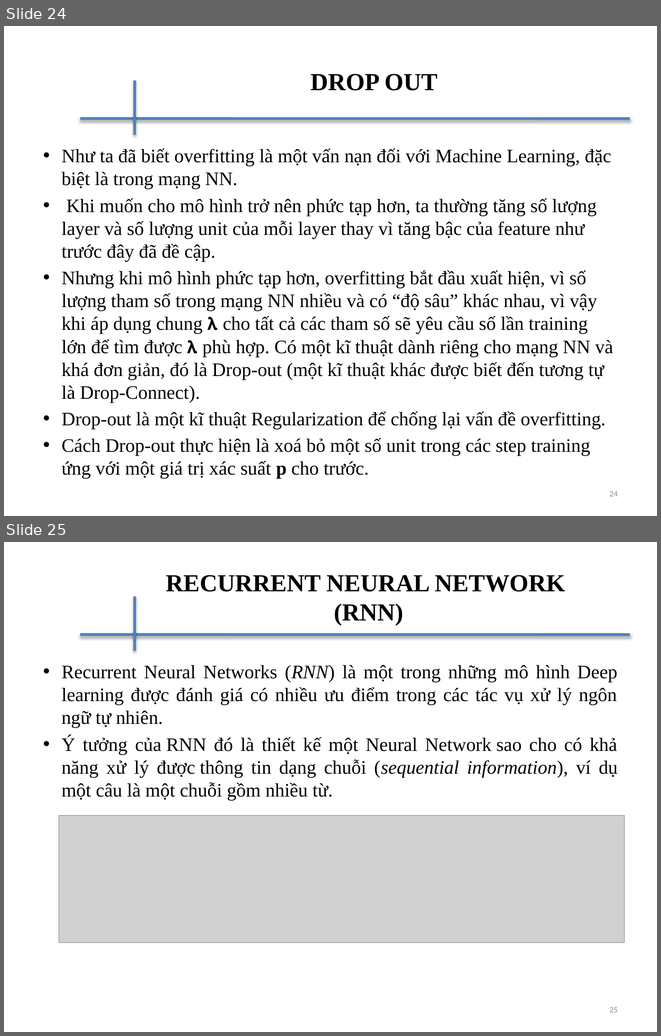
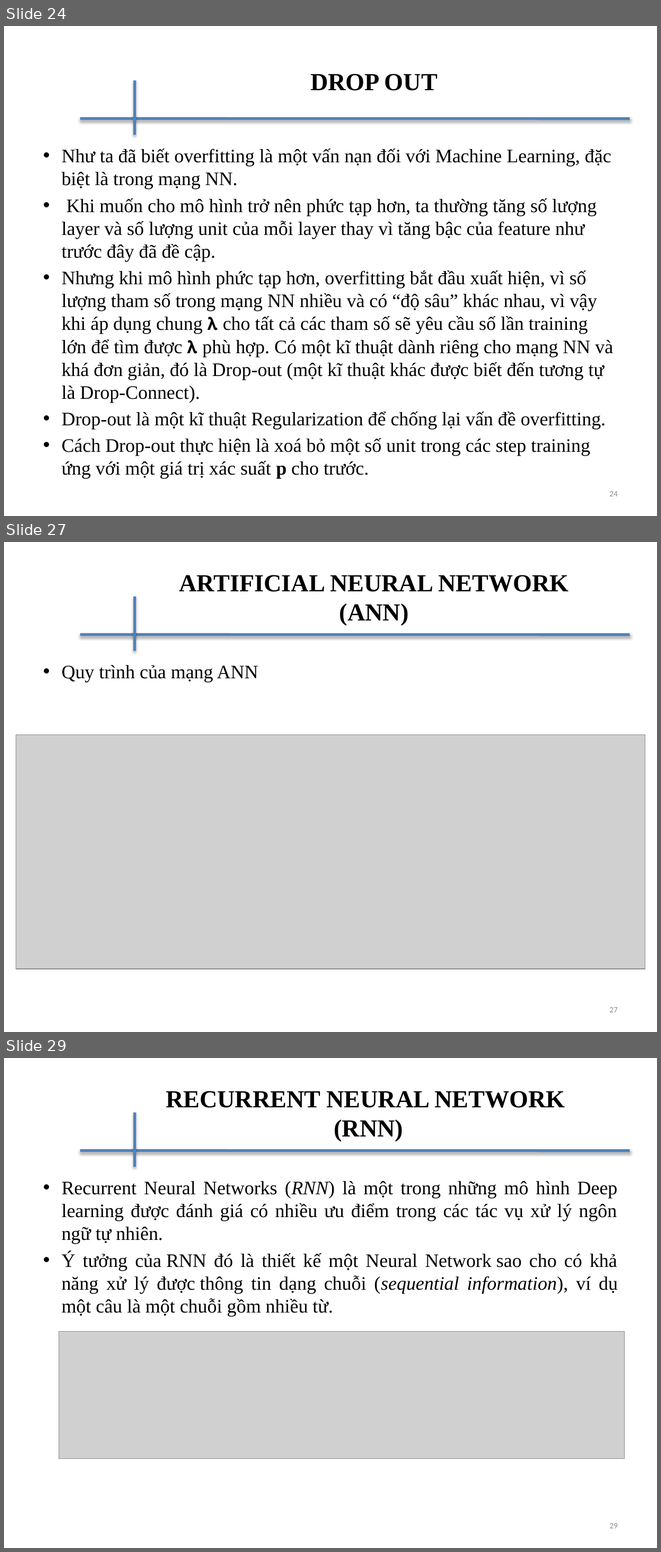
Before and after one commit to daithinh2401/Master_2019, a slide deck: Machine_Learning/ML_Mid_Slide.pptx. Shown one above the other, each under a label of ours: slides 24 and 25 before the commit, slides 24, 27 and 29 after it; the slides between them are not shown. The pictures are 661x1036 and 661x1552 pixels, drawn with LibreOffice and Linux fonts; fonts in the diff are those of the drawing; grey boxes stand for pictures; background and template pictures are left out. Boxes give left, top, right and bottom in pixels: in the first picture for what was removed or moved away, otherwise in the second. Text is boxed around its words. In the diff, an @@ line names an element or a change of style, - is before the commit and + after.

```diff
--- a/Machine_Learning/ML_Mid_Slide.pptx
+++ b/Machine_Learning/ML_Mid_Slide.pptx
@@ slide 27 added at (x1=4, y1=542, x2=657, y2=1032), background #FFFFFF; not listed: 2 template elements that a slide beside it also shows @@
@@ title added at (x1=179, y1=575, x2=568, y2=626), 27 pt, text #000000, bold @@
+ARTIFICIAL NEURAL NETWORK
+(ANN)
@@ text added at (x1=62, y1=665, x2=258, y2=682), 21 pt, text #000000 @@
+• Quy trình của mạng ANN
@@ picture added at (x1=16, y1=734, x2=645, y2=968) @@
@@ page number added at (x1=609, y1=1007, x2=618, y2=1012), 9 pt, text #8C8C8C @@
+27
@@ what was slide 25 is now slide 29 @@
@@ page number at (x1=609, y1=1523, x2=618, y2=1528): text changed @@
-25
+29
```
Also in this commit, not shown: 3 slides changed, 7 other slides added, 2 slides removed, 8 other files.
